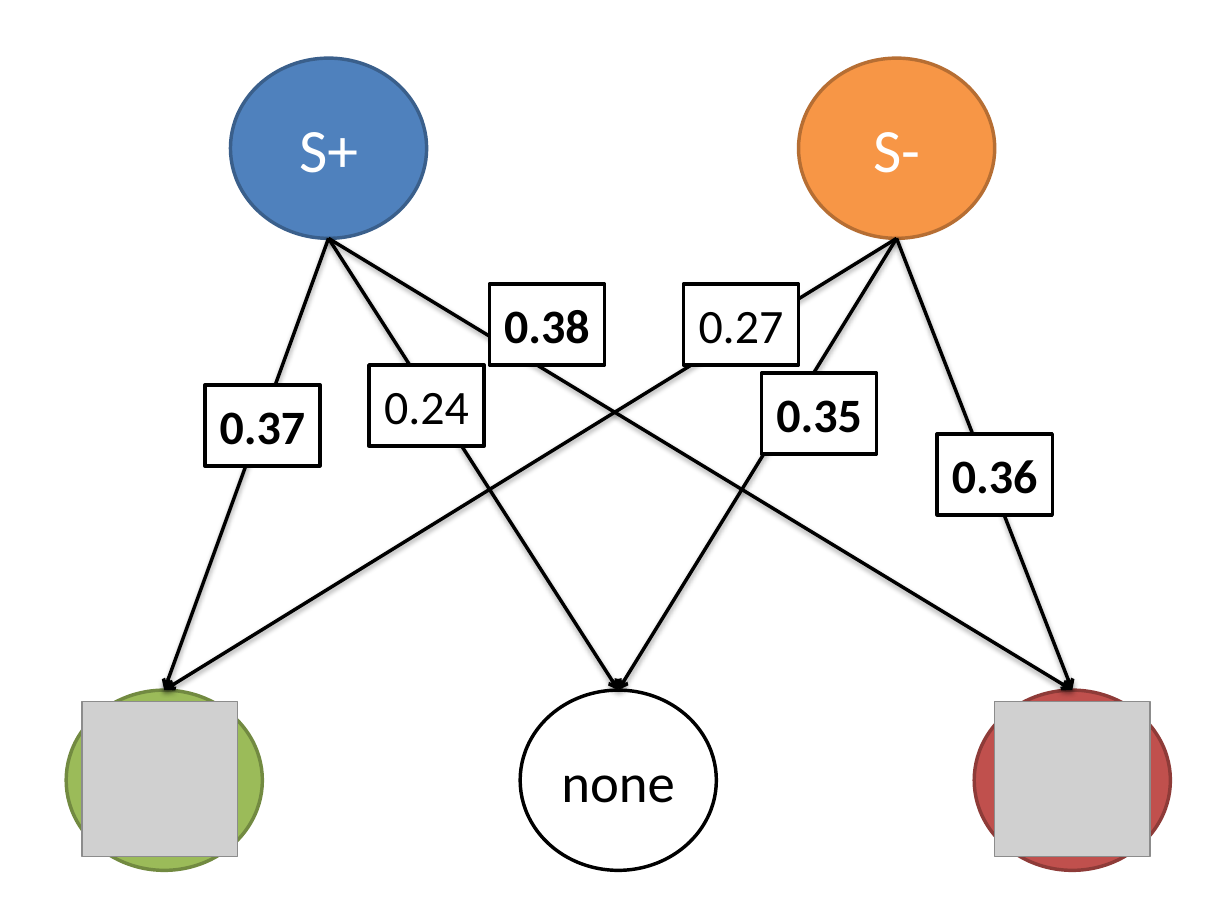
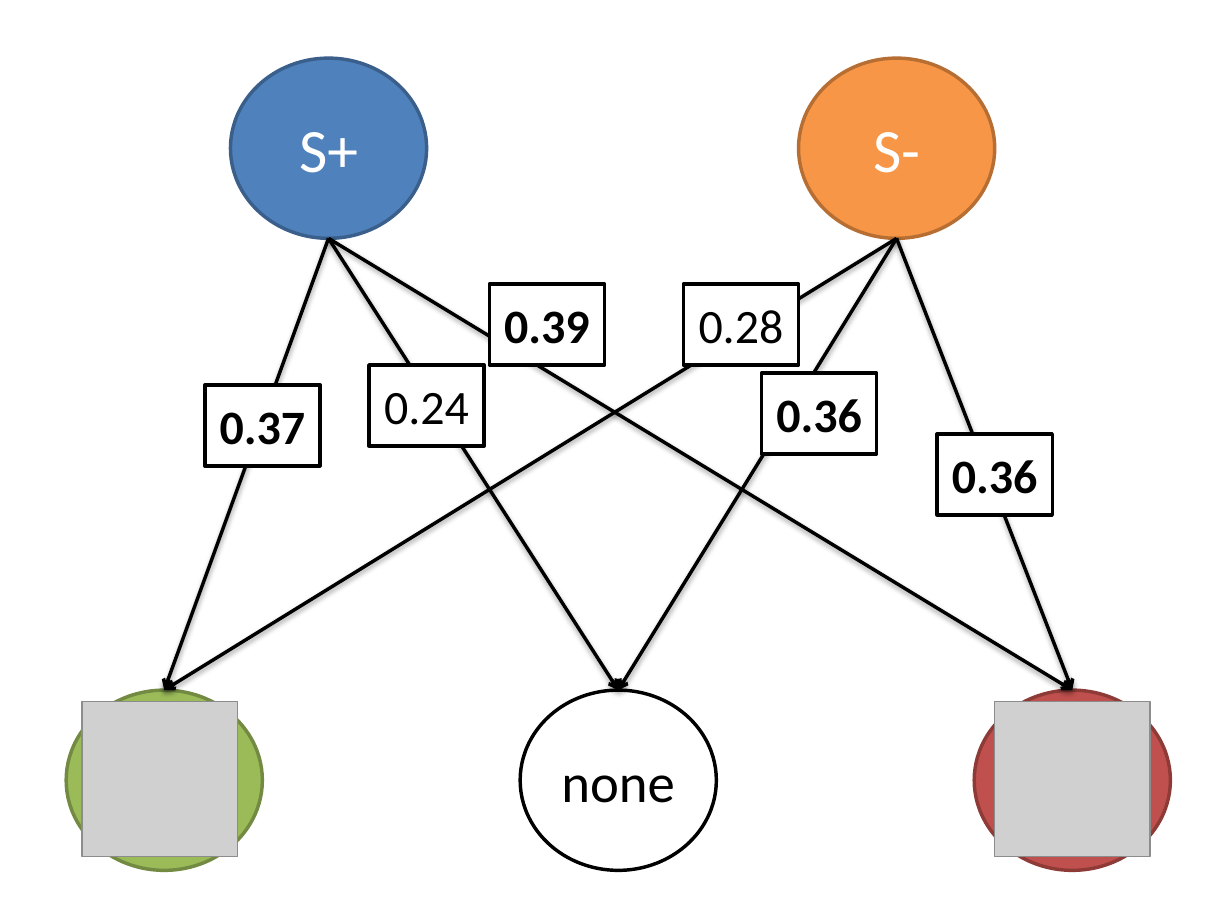
Before and after one commit to chili-epfl/paper-ro_man2016-fformation, a slide deck: slide 1 of figures/states/states.pptx. Drawn at 1232x924 pixels with LibreOffice and Linux fonts; fonts in the diff are those of the drawing; grey boxes stand for pictures. Boxes give left, top, right and bottom in pixels: in the first picture for what was removed or moved away, otherwise in the second. Text is boxed around its words. In the diff, an @@ line names an element or a change of style, - is before the commit and + after.

```diff
--- a/figures/states/states.pptx
+++ b/figures/states/states.pptx
@@ text in rectangle at (504,311,589,344): text changed @@
-0.38
+0.39
@@ text in rectangle at (699,310,784,344): text changed @@
-0.27
+0.28
@@ text in rectangle at (776,399,861,433): text changed @@
-0.35
+0.36
```
Also in this commit, not shown: 1 other slide changed, 7 other files.
